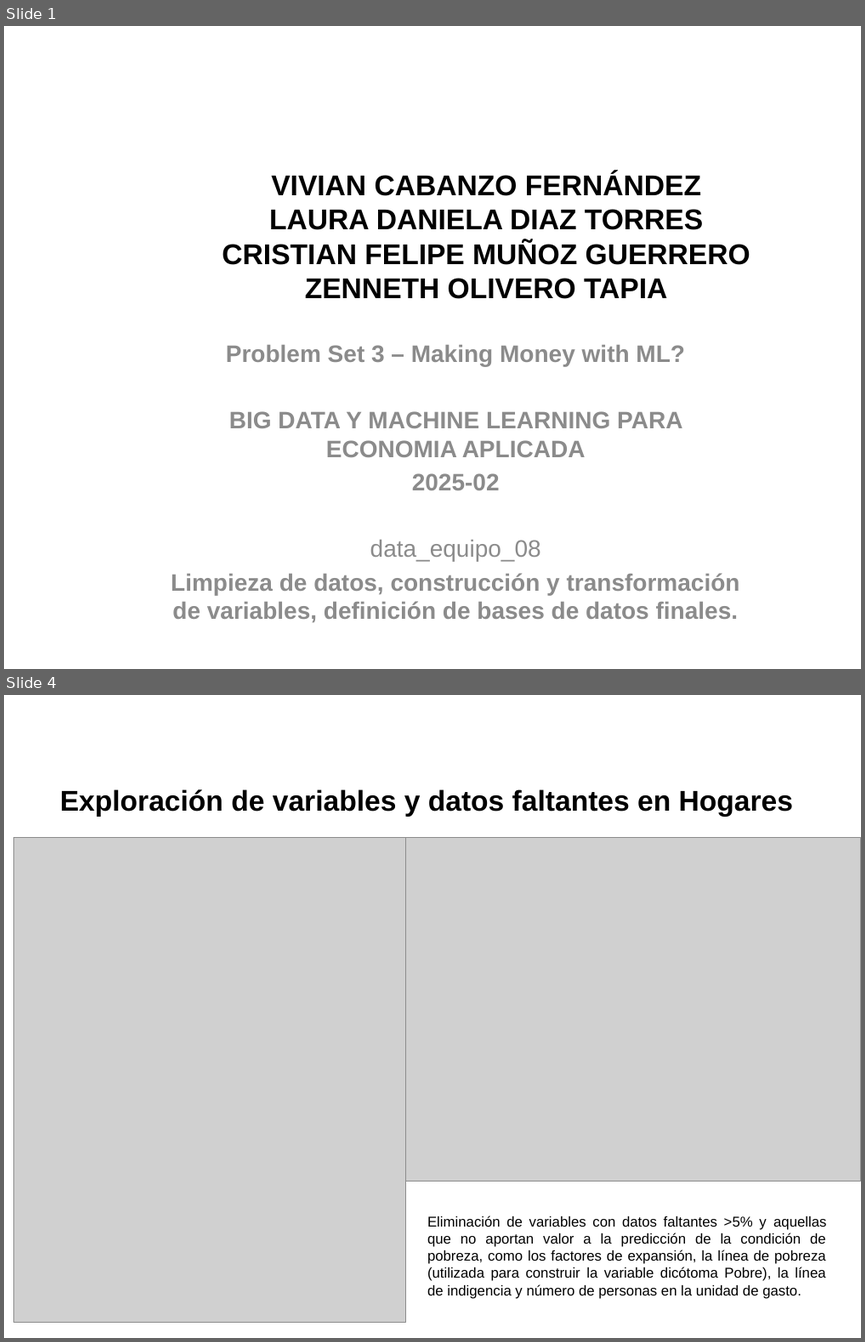
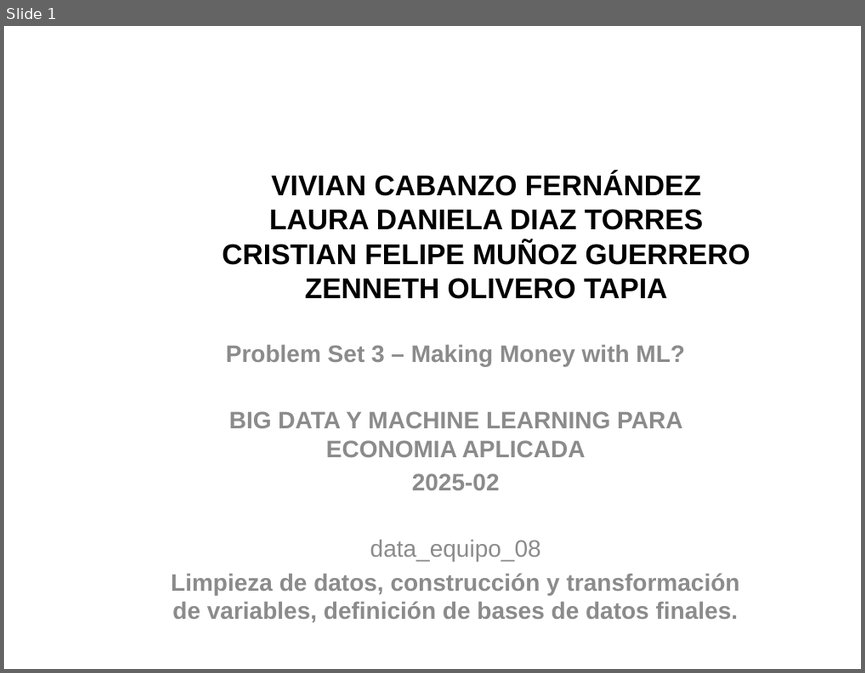
Before and after one commit to zoliverot/Taller3_Making-Money-with-ML, a slide deck: reports/slides/data_equipo_08.pptx. Shown one above the other, each under a label of ours: slides 1 and 4 before the commit, slide 1 after it; the slides between them are not shown. The pictures are 865x1342 and 865x673 pixels, drawn with LibreOffice and Linux fonts; fonts in the diff are those of the drawing; grey boxes stand for pictures; background and template pictures are left out. Boxes give left, top, right and bottom in pixels: in the first picture for what was removed or moved away, otherwise in the second. Text is boxed around its words. In the diff, an @@ line names an element or a change of style, - is before the commit and + after.

```diff
--- a/reports/slides/data_equipo_08.pptx
+++ b/reports/slides/data_equipo_08.pptx
@@ slide 4 removed at bbox=[4, 695, 861, 1338], background picture (left out) @@
@@ title removed at bbox=[60, 789, 793, 817] @@
-Exploración de variables y datos faltantes en Hogares
@@ picture removed at bbox=[14, 837, 406, 1322] @@
@@ picture removed at bbox=[406, 837, 861, 1181] @@
@@ text removed at bbox=[427, 1215, 826, 1299] @@
-Eliminación de variables con datos faltantes >5% y aquellas que no aportan valor a la predicción de la condición de pobreza, como los factores de expansión, la línea de pobreza (utilizada para construir la variable dicótoma Pobre), la línea de indigencia y número de personas en la unidad de gasto.
```
Also in this commit, not shown: 1 slide added, 5 other slides removed, 2 other files.
